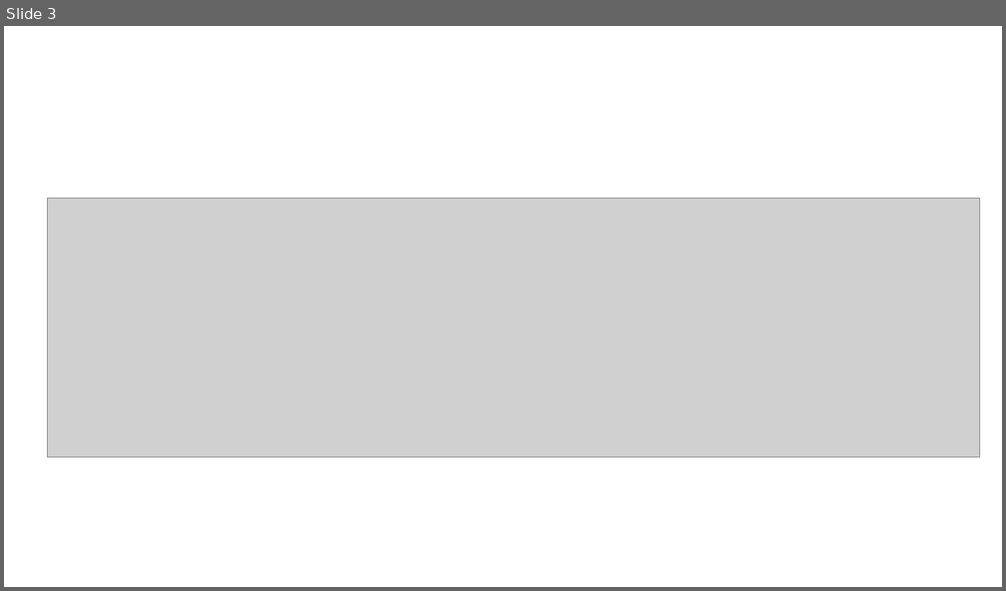
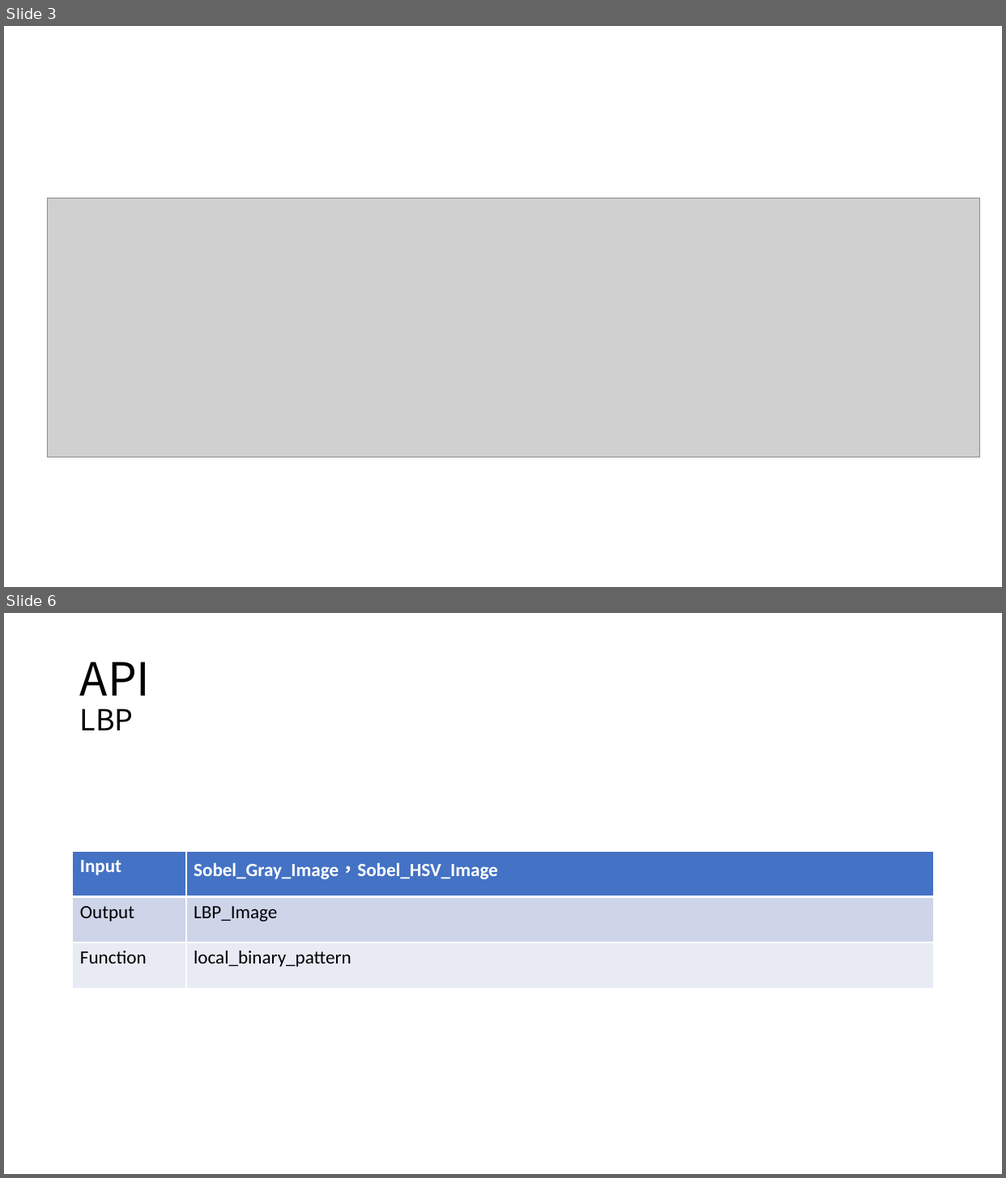
Before and after one commit to Koukya/image_processing_HW1, a slide deck: HW1.pptx. Shown one above the other, each under a label of ours: slide 3 before the commit, slides 3 and 6 after it; the slides between them are not shown. The pictures are 1006x591 and 1006x1178 pixels, drawn with LibreOffice and Linux fonts; fonts in the diff are those of the drawing; grey boxes stand for pictures. Boxes give left, top, right and bottom in pixels: in the first picture for what was removed or moved away, otherwise in the second. Text is boxed around its words. In the diff, an @@ line names an element or a change of style, - is before the commit and + after.

```diff
--- a/HW1.pptx
+++ b/HW1.pptx
@@ slide 6 added at <box>4,613,1002,1174</box>, background #FFFFFF @@
@@ title added at <box>80,662,151,730</box>, 44 pt, text #000000 @@
+API
+LBP
@@ table added at <box>73,851,934,988</box>, 3 rows, 2 columns @@
+Input | Sobel_Gray_Image，Sobel_HSV_Image
+Output | LBP_Image
+Function | local_binary_pattern
```
Also in this commit, not shown: 4 other slides added.
